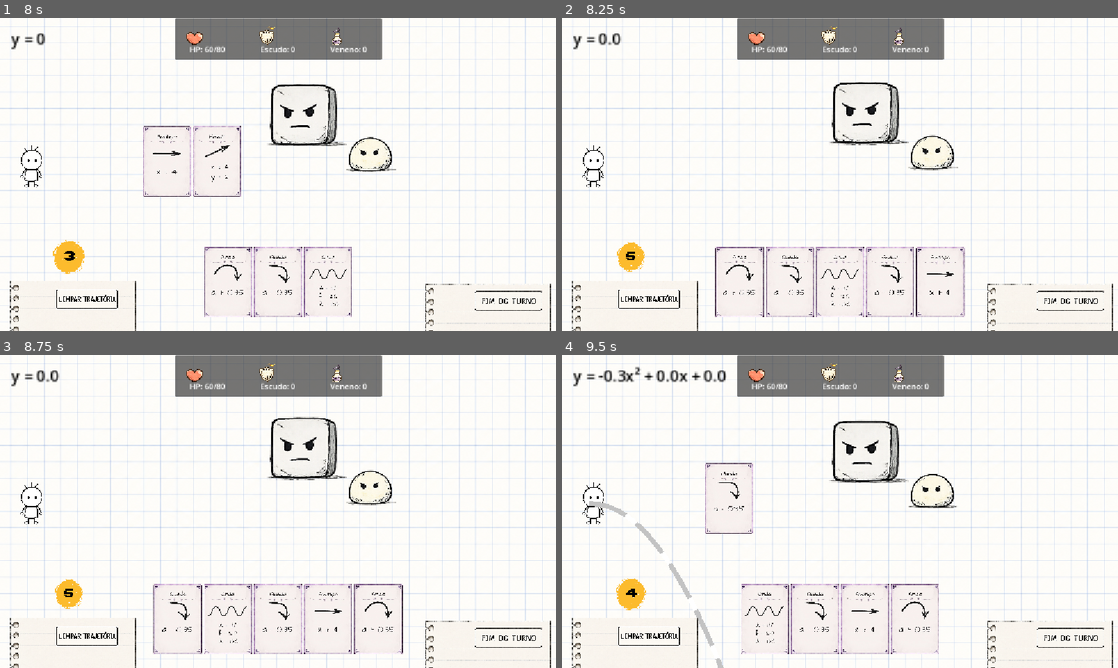
Above: before the commit, frames 1-4 (two rows, left to right).
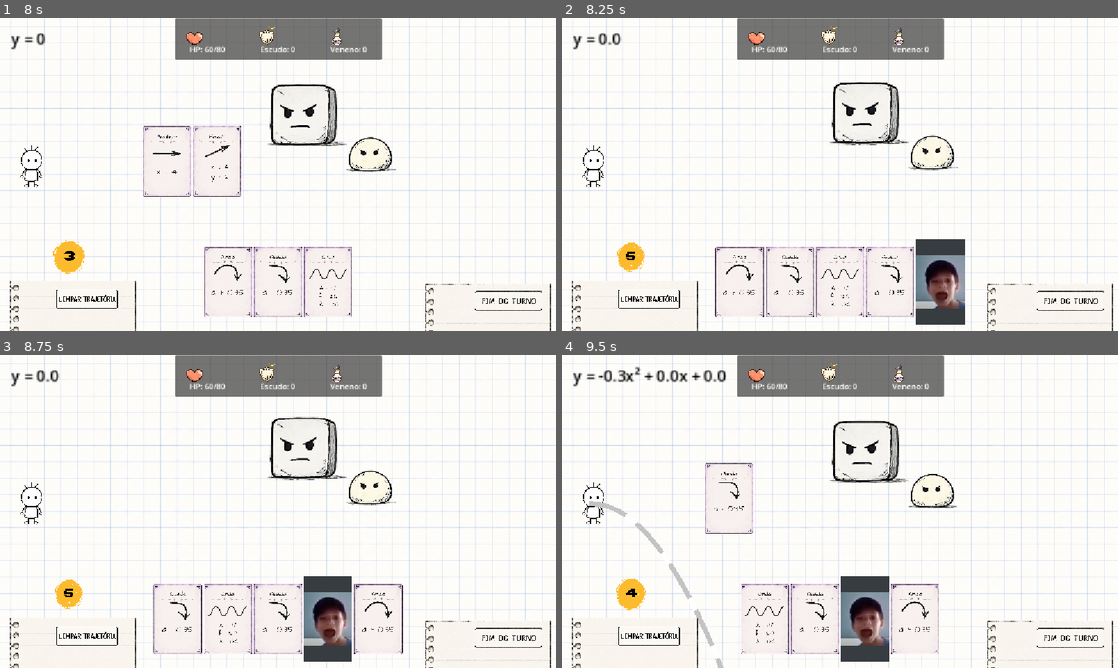
Above: after the commit, the same moments.

Repository: catolica-faculdade/incognita-deck
Game: Godot game, scene res://main/main.tscn
Two runs of this game, one before a commit and one after it. Both use one fixed random seed, a clock stepped at 60 frames per second and the inputs below.
Inputs (mouse positions are in pixels of both pictures, inside the frame that each line leads up to):
- Up to frame 1 (8 s): click (261, 174) at 0.5 s; click (144, 174) at 1.25 s; click (88, 299) at 2 s; click (505, 299) at 2.75 s; click (88, 299) at 3.5 s; click (505, 299) at 4.25 s; click (88, 299) at 5 s; click (505, 299) at 5.75 s; drag from (177, 280) to (305, 115) at 6.52 s; drag from (200, 280) to (305, 118) at 7.27 s
- Up to frame 2 (8.25 s): move the mouse to (789, 280) at 8.02 s; click (789, 280) at 8.17 s
- Up to frame 3 (8.75 s): no input
- Up to frame 4 (9.5 s): drag from (739, 617) to (934, 486) at 8.77 s

Frame 1 is identical in both runs. In frame 2, 2.4% of the frame differs, in the area x 63-73%, y 70-98%; in frame 3, 2.3%; in frame 4, 2.4%.

Commit message:
fix: add more cards and balance the card value attributes.

Diff:
--- a/card/card_database.gd
+++ b/card/card_database.gd
@@ -5,7 +5,7 @@
 		"id": 1,
 		"name": "Avanço",
 		"type": "linear",
-		"x": 4.0,
+		"x": 8.0,
 		"y": 0.0,
 		"energy_cost": 1,
 		"draw_chance": 70,
@@ -15,7 +15,7 @@
 		"id": 2,
 		"name": "Elevar",
 		"type": "linear",
-		"x": 3.0,
+		"x": 5.0,
 		"y": 2.0,
 		"energy_cost": 1,
 		"draw_chance": 15,
@@ -46,11 +46,105 @@
 		"name": "Onda",
 		"type": "special",
 		"special_type": "wave",
+		"amplitude": 3.0,
+		"frequency": 4.0,
+		"length": 12.0,
+		"energy_cost": 2,
+		"draw_chance": 10,
+		"texture": preload("res://assets/cards/card_onda.jpg")
+	},
+	{
+		"id": 6,
+		"name": "Salto",
+		"type": "linear",
+		"x": 0.0,
+		"y": 2.0,
+		"energy_cost": 1,
+		"draw_chance": 20,
+	},
+	{
+		"id": 7,
+		"name": "Degrau",
+		"type": "linear",
+		"x": 3.0,
+		"y": 0.0,
+		"energy_cost": 1,
+		"draw_chance": 20,
+	},
+	{
+		"id": 8,
+		"name": "Impulso",
+		"type": "linear",
+		"x": 4.0,
+		"y": 2.0,
+		"energy_cost": 1,
+		"draw_chance": 12,
+	},
+	{
+		"id": 9,
+		"name": "Colina",
+		"type": "quadratic",
+		"coefficient": "a",
+		"value": 0.35,
+		"energy_cost": 1,
+		"draw_chance": 8,
+	},
+	{
+		"id": 10,
+		"name": "Mergulho",
+		"type": "quadratic",
+		"coefficient": "a",
+		"value": -0.35,
+		"energy_cost": 1,
+		"draw_chance": 8,
+	},
+	{
+		"id": 11,
+		"name": "Oscilar",
+		"type": "special",
+		"special_type": "wave",
+		"amplitude": 1.5,
+		"frequency": 2.0,
+		"length": 4.0,
+		"energy_cost": 1,
+		"draw_chance": 8,
+	},
+	{
+		"id": 12,
+		"name": "Maré",
+		"type": "special",
+		"special_type": "wave",
 		"amplitude": 1.5,
 		"frequency": 2.0,
 		"length": 8.0,
 		"energy_cost": 1,
+		"draw_chance": 6,
+	},
+	{
+		"id": 13,
+		"name": "Ascensão",
+		"type": "linear",
+		"x": 3.0,
+		"y": 2.0,
+		"energy_cost": 1,
 		"draw_chance": 10,
-		"texture": preload("res://assets/cards/card_onda.jpg")
+	},
+	{
+		"id": 14,
+		"name": "Travessia",
+		"type": "linear",
+		"x": 4.0,
+		"y": 0.0,
+		"energy_cost": 1,
+		"draw_chance": 25,
+	},
+	{
+		"id": 15,
+		"name": "Vale",
+		"type": "quadratic",
+		"coefficient": "a",
+		"value": -0.35,
+		"energy_cost": 1,
+		"draw_chance": 10,
 	}
 ]
--- a/interface/interface.gd
+++ b/interface/interface.gd
@@ -78,12 +78,11 @@
 
 func recover_energy():
 
-	current_energy += energy_recovery_per_round
-	current_energy = min(current_energy, max_energy)
-
-	update_energy_ui()
-
-	print("Energia recuperada. Energia atual: ", current_energy)
+	current_energy = max_energy
+
+	update_energy_ui()
+
+	print("Energia resetada. Energia atual: ", current_energy)
 
 
 func start_new_player_round():
